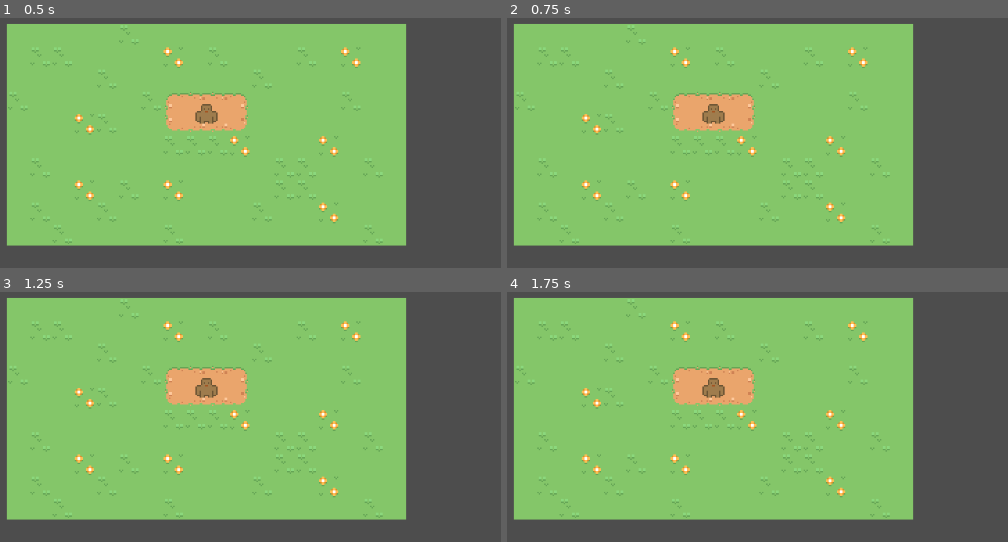
Above: before the commit, frames 1-4 (two rows, left to right).
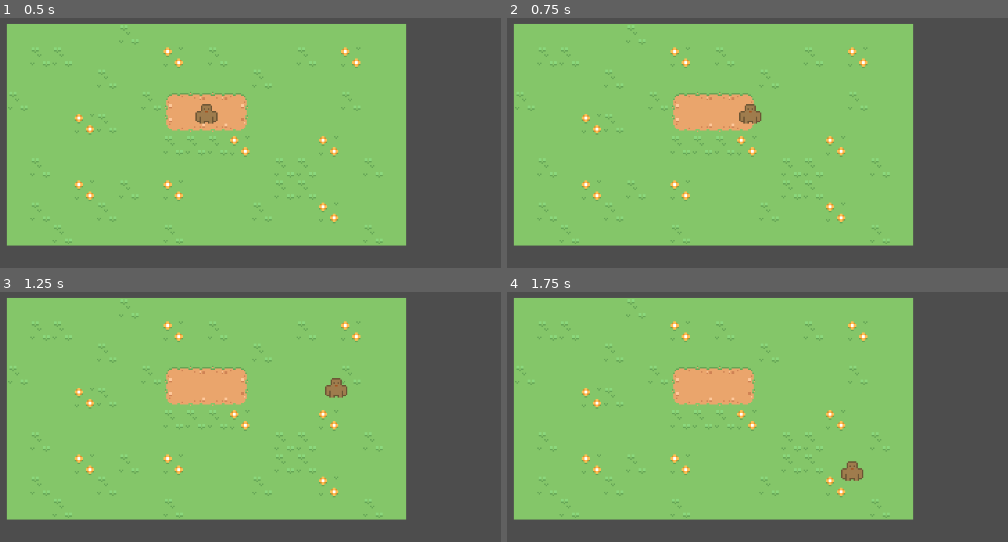
Above: after the commit, the same moments.

Repository: jackeoqvist/tiny-town
Game: Godot game, scene res://Scenes/Main.tscn
Same seed, same stepped clock (60 frames per second), same inputs: the game is played once before the commit and once after it.
Inputs:
- Up to frame 1 (0.5 s): no input
- Up to frame 2 (0.75 s): tap Enter at 0.5 s; hold D (right, bound only after the commit) from 0.53 s (still down)
- Up to frame 3 (1.25 s): keep holding D (right, bound only after the commit)
- Up to frame 4 (1.75 s): release D (right, bound only after the commit) at 1.28 s; hold S (down, bound only after the commit) from 1.28 s (still down)

Frame 1 is identical in both runs. In frame 2, 0.6% of the frame differs, in the area x 38-51%, y 34-43%; in frame 3, 0.5%; in frame 4, 0.6%, in the area x 38-72%, y 34-76%.

Commit message:
Added basic PlayerController and a menu scene

Diff:
--- a/Scenes/Main.tscn
+++ b/Scenes/Main.tscn
@@ -156,6 +156,7 @@
 
 [node name="Player" type="CharacterBody2D" parent="."]
 script = ExtResource("2_kln2b")
+speed = 8000.0
 
 [node name="Graphics" type="Sprite2D" parent="Player"]
 texture = ExtResource("2_idj7w")
--- /dev/null
+++ b/Scenes/Menu.tscn
@@ -0,0 +1,42 @@
+[gd_scene load_steps=3 format=3 uid="uid://6hu4e53y6c1w"]
+
+[ext_resource type="Texture2D" uid="uid://bfpdfk20fylln" path="res://Assets/UI/Tiles/Large tiles/Thick outline/tile_0003.png" id="1_3kf3n"]
+
+[sub_resource type="StyleBoxTexture" id="StyleBoxTexture_6pedr"]
+texture = ExtResource("1_3kf3n")
+texture_margin_left = 5.65091
+texture_margin_top = 5.93534
+texture_margin_right = 6.26514
+texture_margin_bottom = 6.01945
+region_rect = Rect2(0, 0, 32, 32)
+
+[node name="Menu" type="CanvasLayer"]
+
+[node name="BG" type="Panel" parent="."]
+anchors_preset = 8
+anchor_left = 0.5
+anchor_top = 0.5
+anchor_right = 0.5
+anchor_bottom = 0.5
+offset_left = -163.0
+offset_top = -163.0
+offset_right = 163.0
+offset_bottom = 163.0
+grow_horizontal = 2
+grow_vertical = 2
+theme_override_styles/panel = SubResource("StyleBoxTexture_6pedr")
+
+[node name="VBoxContainer" type="VBoxContainer" parent="BG"]
+layout_mode = 1
+anchors_preset = 15
+anchor_right = 1.0
+anchor_bottom = 1.0
+offset_left = 91.0
+offset_right = -91.0
+grow_horizontal = 2
+grow_vertical = 2
+alignment = 1
+
+[node name="Button" type="Button" parent="BG/VBoxContainer"]
+layout_mode = 2
+text = "PLAY"
--- a/Scripts/Player.gd
+++ b/Scripts/Player.gd
@@ -1,4 +1,17 @@
 extends CharacterBody2D
+
+@export var speed : float = 300
 
 func _ready() -> void:
 	print("Hello")
+
+func _physics_process(delta: float) -> void:
+
+	var direction = Input.get_vector("left", "right", "up", "down")
+
+	if direction.length() > 0:
+		direction = direction.normalized()
+
+	velocity = direction * speed * delta
+
+	move_and_slide()
--- a/project.godot
+++ b/project.godot
@@ -15,6 +15,29 @@
 config/features=PackedStringArray("4.4", "Forward Plus")
 config/icon="res://icon.svg"
 
+[input]
+
+up={
+"deadzone": 0.2,
+"events": [Object(InputEventKey,"resource_local_to_scene":false,"resource_name":"","device":-1,"window_id":0,"alt_pressed":false,"shift_pressed":false,"ctrl_pressed":false,"meta_pressed":false,"pressed":false,"keycode":0,"physical_keycode":87,"key_label":0,"unicode":119,"location":0,"echo":false,"script":null)
+]
+}
+down={
+"deadzone": 0.2,
+"events": [Object(InputEventKey,"resource_local_to_scene":false,"resource_name":"","device":-1,"window_id":0,"alt_pressed":false,"shift_pressed":false,"ctrl_pressed":false,"meta_pressed":false,"pressed":false,"keycode":0,"physical_keycode":83,"key_label":0,"unicode":115,"location":0,"echo":false,"script":null)
+]
+}
+left={
+"deadzone": 0.2,
+"events": [Object(InputEventKey,"resource_local_to_scene":false,"resource_name":"","device":-1,"window_id":0,"alt_pressed":false,"shift_pressed":false,"ctrl_pressed":false,"meta_pressed":false,"pressed":false,"keycode":0,"physical_keycode":65,"key_label":0,"unicode":97,"location":0,"echo":false,"script":null)
+]
+}
+right={
+"deadzone": 0.2,
+"events": [Object(InputEventKey,"resource_local_to_scene":false,"resource_name":"","device":-1,"window_id":0,"alt_pressed":false,"shift_pressed":false,"ctrl_pressed":false,"meta_pressed":false,"pressed":false,"keycode":0,"physical_keycode":68,"key_label":0,"unicode":100,"location":0,"echo":false,"script":null)
+]
+}
+
 [rendering]
 
 textures/canvas_textures/default_texture_filter=0
Not shown, added: .editorconfig
Not shown, added: .gitattributes
Not shown, added: .gitignore
